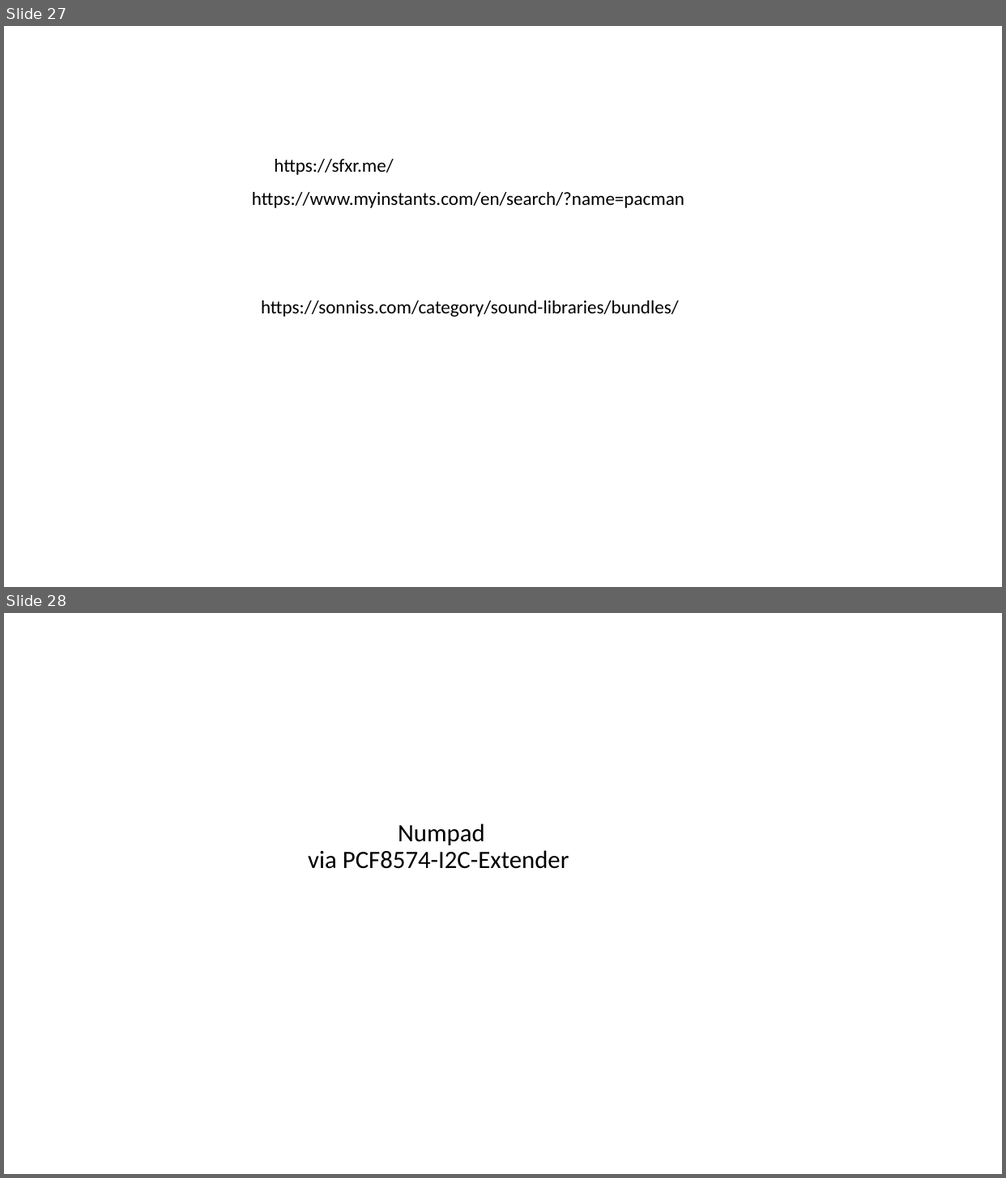
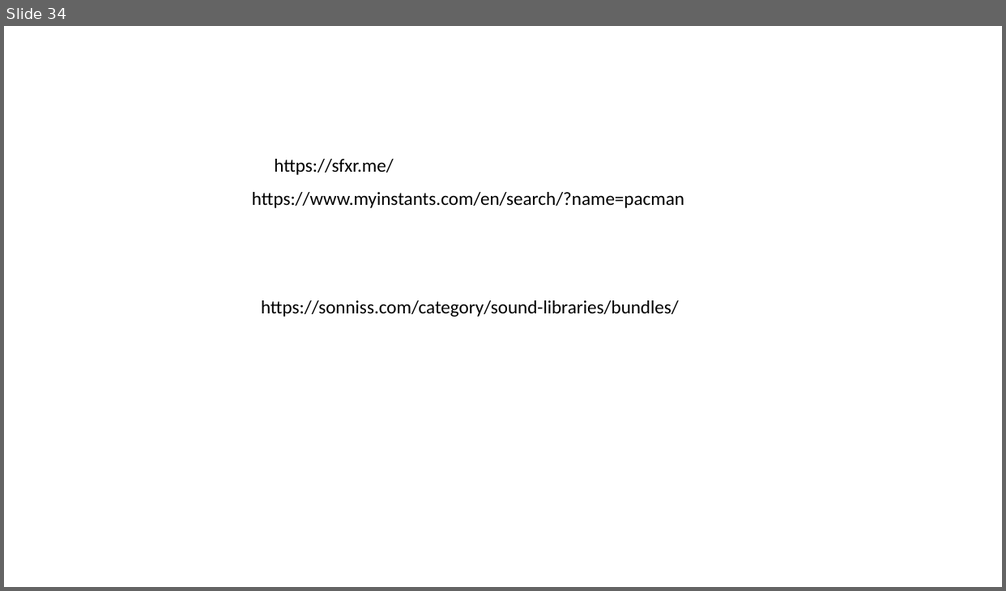
Before and after one commit to jeskes/activityboard, a slide deck: Activityboard.pptx. Shown one above the other, each under a label of ours: slides 27 and 28 before the commit, slide 34 after it. The pictures are 1006x1178 and 1006x591 pixels, drawn with LibreOffice and Linux fonts; fonts in the diff are those of the drawing. Boxes give left, top, right and bottom in pixels: in the first picture for what was removed or moved away, otherwise in the second. Text is boxed around its words. In the diff, an @@ line names an element or a change of style, - is before the commit and + after.

```diff
--- a/Activityboard.pptx
+++ b/Activityboard.pptx
@@ slide 28 removed at (4, 613, 1002, 1174), background #FFFFFF @@
@@ title removed at (308, 824, 569, 869) @@
-Numpad
-via PCF8574-I2C-Extender
@@ what was slide 27 is now slide 34 @@
```
Also in this commit, not shown: 4 slides changed, 8 slides added, 3 other slides removed, 24 other files.
